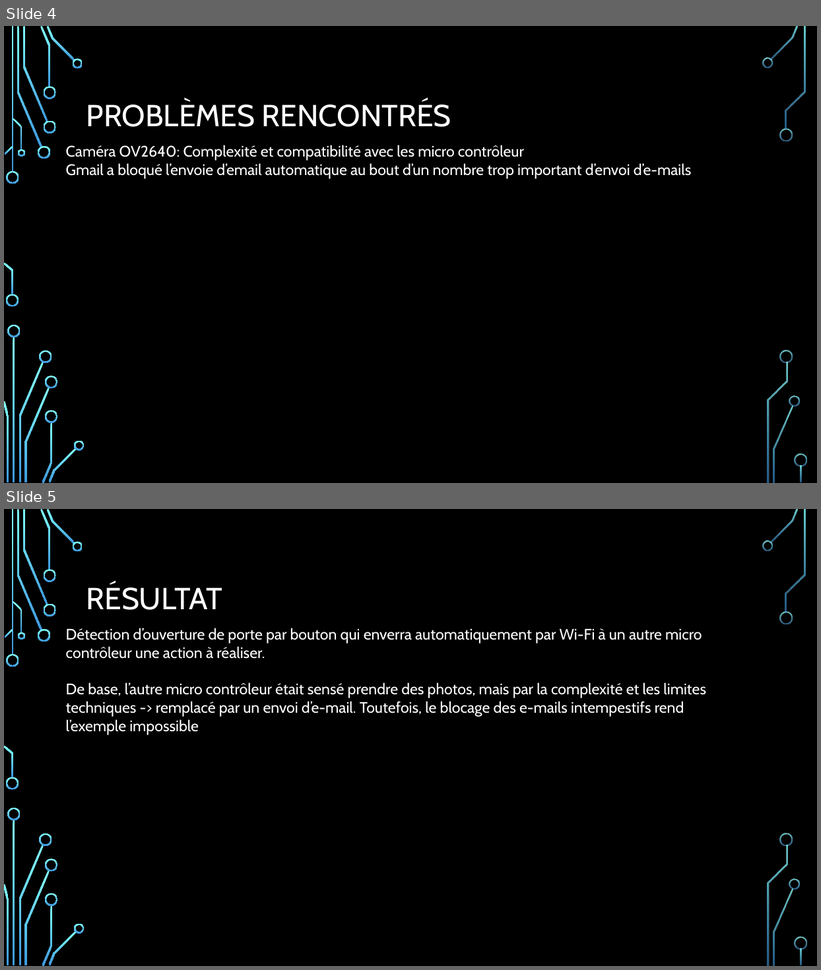
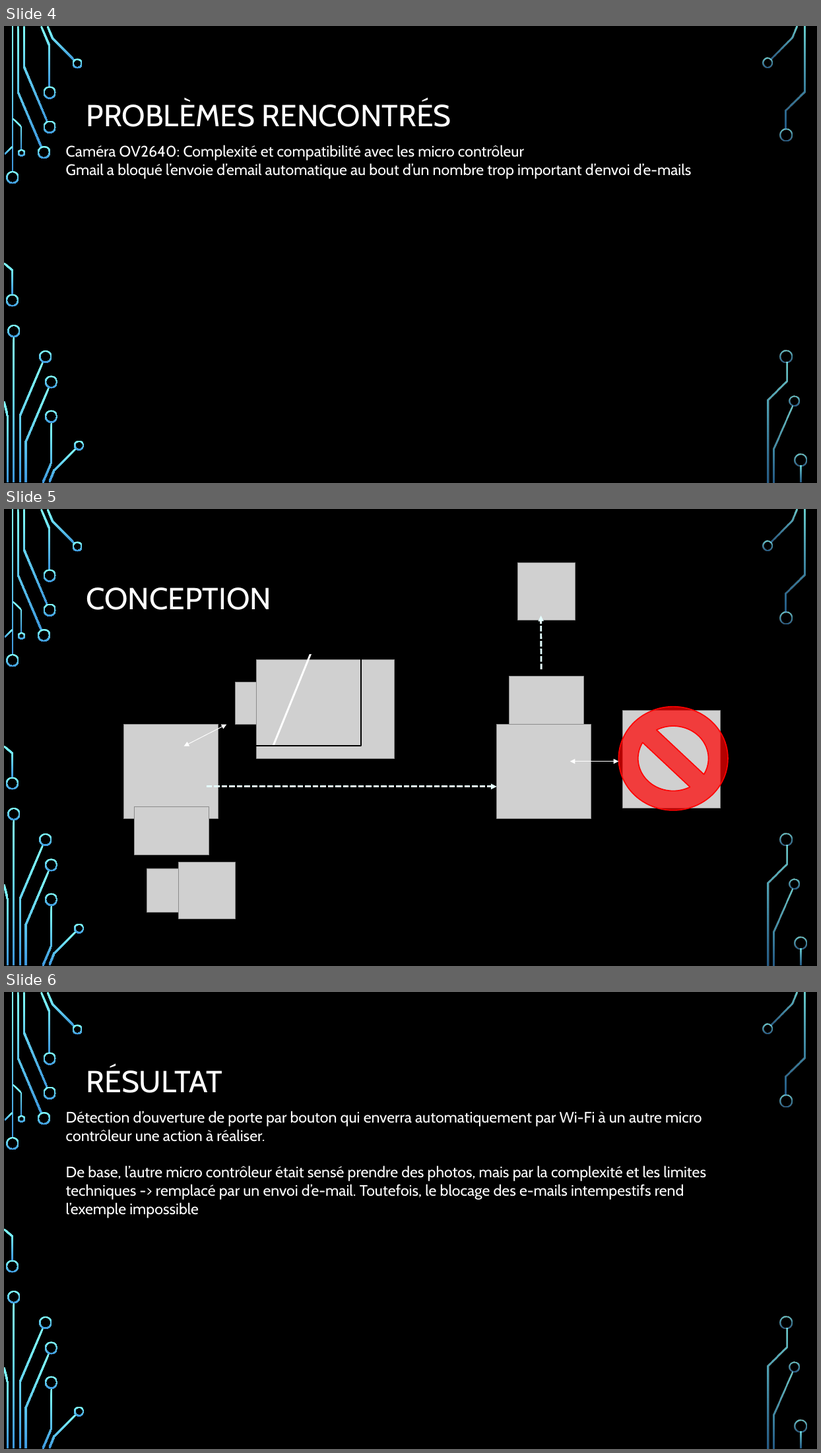
Before and after one commit to willybox/IOT, a slide deck: doc/Détection d'intrusion.pptx. Shown one above the other, each under a label of ours: slides 4 and 5 before the commit, slides 4, 5 and 6 after it. The pictures are 821x970 and 821x1453 pixels, drawn with LibreOffice and Linux fonts; fonts in the diff are those of the drawing; grey boxes stand for pictures; background and template pictures are left out. Boxes give left, top, right and bottom in pixels: in the first picture for what was removed or moved away, otherwise in the second. Text is boxed around its words. In the diff, an @@ line names an element or a change of style, - is before the commit and + after.

```diff
--- a/doc/Détection d'intrusion.pptx
+++ b/doc/Détection d'intrusion.pptx
@@ slide 5 added at [4,509,817,966], background picture (left out); not listed: 36 template elements that a slide beside it also shows @@
@@ picture added at [518,562,576,620] @@
@@ title added at [86,588,272,610], 36 pt, text #FFFFFF @@
+CONCEPTION
@@ arrow added from (541, 669) to (541, 616), #E6FFFF 2.25 pt dashed @@
@@ group added at [226,654,395,758]: 2 pictures, 1 line, 1 rectangle @@
@@ picture added at [509,677,584,725] @@
@@ no-entry sign added at [619,706,728,811], fill #FF0000 at 71% opacity, outline #FF0000 1.25 pt @@
@@ picture added at [123,724,218,819] @@
@@ double arrow added from (184, 747) to (226, 724), #FFFFFF 0.75 pt @@
@@ picture added at [497,724,591,819] @@
@@ picture added at [623,711,721,809] @@
@@ double arrow added from (570, 762) to (619, 762), #FFFFFF 0.75 pt @@
@@ arrow added from (207, 787) to (497, 787), #E6FFFF 2.25 pt dashed @@
@@ picture added at [135,807,209,855] @@
@@ picture added at [179,863,236,920] @@
@@ picture added at [147,869,178,913] @@
@@ what was slide 5 is now slide 6 @@
```
Also in this commit, not shown: 1 slide changed.
